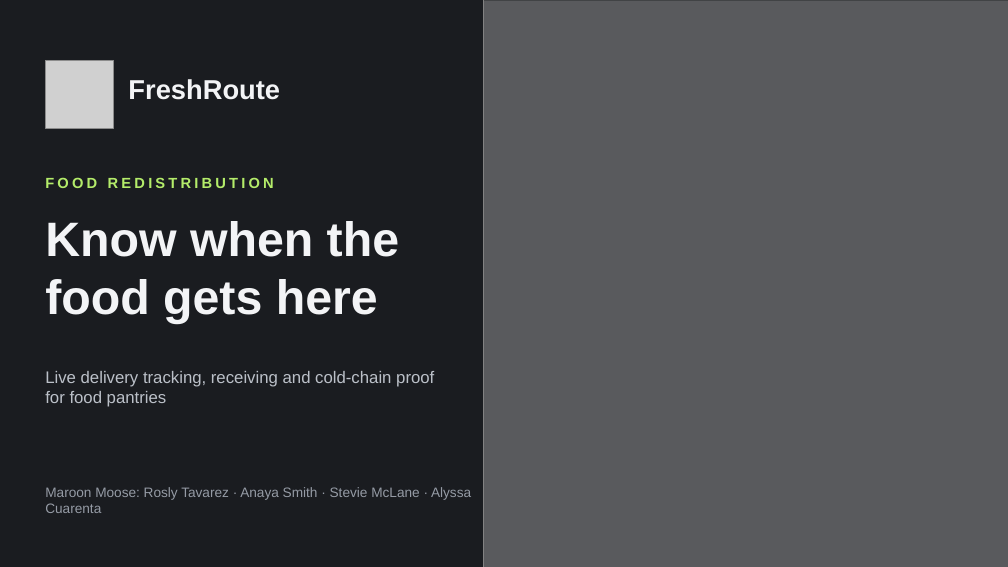
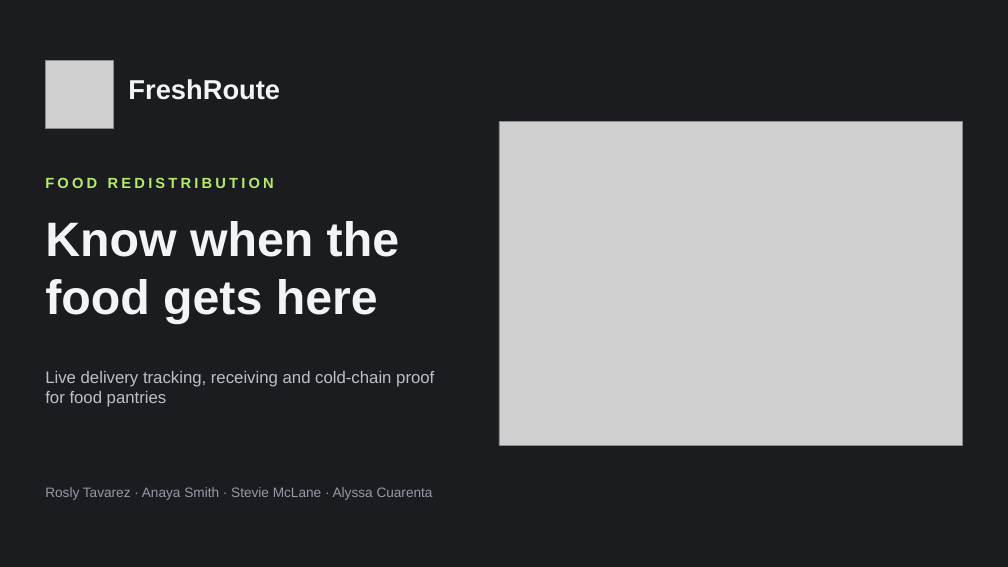
Before and after one commit to ojellyneck44/freshroute, a slide deck: slide 1 of docs/deck/FreshRoute-Final-Presentation.pptx. Drawn at 1008x567 pixels with LibreOffice and Linux fonts; fonts in the diff are those of the drawing; grey boxes stand for pictures. Boxes give left, top, right and bottom in pixels: in the first picture for what was removed or moved away, otherwise in the second. Text is boxed around its words. In the diff, an @@ line names an element or a change of style, - is before the commit and + after.

```diff
--- a/docs/deck/FreshRoute-Final-Presentation.pptx
+++ b/docs/deck/FreshRoute-Final-Presentation.pptx
@@ rectangle removed at <box>484,0,1008,567</box> @@
@@ picture: place and size @@
-picture at <box>484,0,1008,567</box>
+picture at <box>499,122,963,445</box>
@@ text at <box>45,487,433,500</box>: text changed @@
-Maroon Moose: Rosly Tavarez · Anaya Smith · Stevie McLane · Alyssa Cuarenta
+Rosly Tavarez · Anaya Smith · Stevie McLane · Alyssa Cuarenta
```
Also in this commit, not shown: 29 other slides changed, 2 other files.
